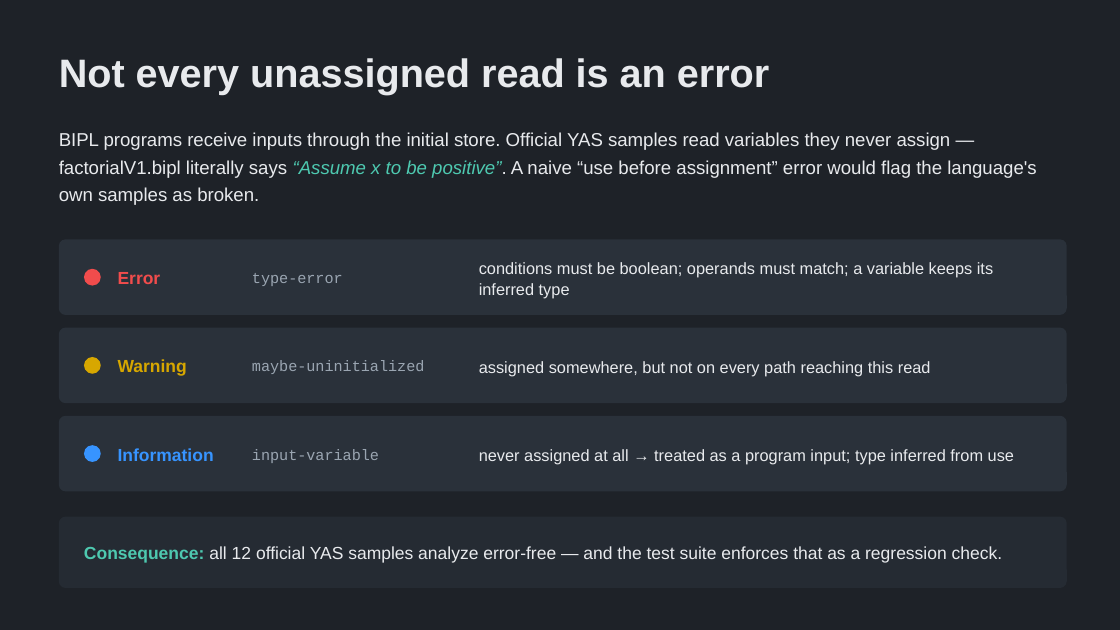
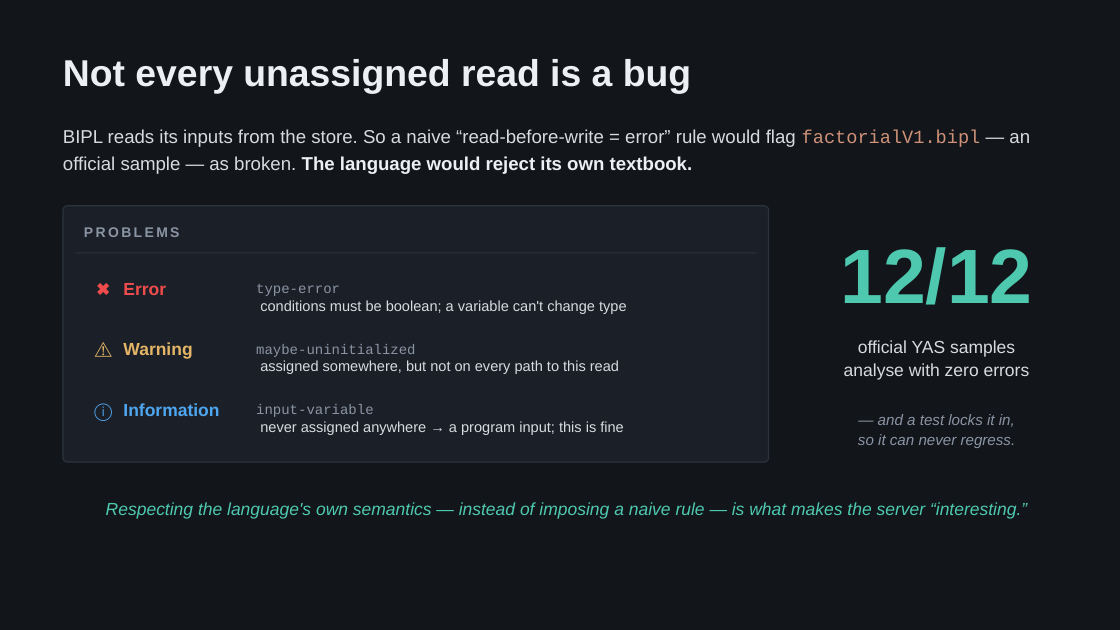
Before and after one commit to VivekanandaReddy3/sle-bipl-lsp, a slide deck: slide 5 of SLE_LSP_Vivekananda.pptx. Drawn at 1120x630 pixels with LibreOffice and Linux fonts; fonts in the diff are those of the drawing. Boxes give left, top, right and bottom in pixels: in the first picture for what was removed or moved away, otherwise in the second. Text is boxed around its words. In the diff, an @@ line names an element or a change of style, - is before the commit and + after.

Commit message:
Redesign slides: editor-authentic theme with rendered diagnostics

```diff
--- a/SLE_LSP_Vivekananda.pptx
+++ b/SLE_LSP_Vivekananda.pptx
@@ background #1E2228 to #12151A @@
@@ text at (63,59,691,94): text changed; size 34 to 32 pt; text colour #E8EAED to #ECEFF3 @@
-Not every unassigned read is an error
+Not every unassigned read is a bug
@@ text at (63,129,1030,174): text changed; text colour #E8EAED to #D7DBE0 @@
-BIPL programs receive inputs through the initial store. Official YAS samples read variables they never assign — factorialV1.bipl literally says “Assume x to be positive”. A naive “use before assignment” error would flag the language's own samples as broken.
+BIPL reads its inputs from the store. So a naive “read-before-write = error” rule would flag factorialV1.bipl — an official sample — as broken. The language would reject its own textbook.
@@ rounded rectangle: place and size @@
-rounded rectangle at (59,239,1067,315)
+rounded rectangle at (63,206,769,462)
@@ rounded rectangle at (63,206,769,462): fill #2A313A to #1B2028; outline none to #2C333D 1 pt; proportions changed @@
@@ text added at (84,227,180,237), 12 pt, text #8A94A3, bold @@
+PROBLEMS
@@ line added from (76, 253) to (756, 253), #2C333D 0.75 pt @@
@@ ellipse removed at (84,269,101,286) @@
@@ text added at (840,247,1033,305), 66 pt, text #4EC9B0, bold @@
+12/12
@@ text added at (87,271,120,305), 15 pt, text #F14C4C @@
+✖
@@ text "Error": place and size @@
-text "Error" at (118,272,161,284)
+text "Error" at (123,283,166,295)
@@ text "type-error": place and size @@
-text "type-error" at (252,273,343,286)
+text "type-error" at (256,284,340,296)
@@ vertical alignment middle to top in 3 elements at (260,421,623,435), (260,360,619,374), (260,300,627,314) @@
@@ rounded rectangle removed at (59,328,1067,403) @@
@@ text at (260,300,627,314): text changed; size 14 to 12.5 pt; text colour #E8EAED to #D7DBE0 @@
-conditions must be boolean; operands must match; a variable keeps its inferred type
+conditions must be boolean; a variable can't change type
@@ ellipse removed at (84,357,101,374) @@
@@ text added at (87,332,120,365), 15 pt, text #E5B567 @@
+⚠
@@ text "Warning" at (123,342,192,359): text colour #D7A700 to #E5B567 @@
@@ size 13 to 12 pt, text colour #9AA5B1 to #8A94A3 in 3 elements at (256,404,374,417), (256,284,340,296), (256,344,415,357) @@
@@ text at (844,340,1030,380): text changed; text colour #E8EAED to #D7DBE0 @@
-Consequence: all 12 official YAS samples analyze error-free — and the test suite enforces that as a regression check.
+official YAS samples
+analyse with zero errors
@@ text at (260,360,619,374): text changed; size 14 to 12.5 pt; text colour #E8EAED to #D7DBE0 @@
-assigned somewhere, but not on every path reaching this read
+assigned somewhere, but not on every path to this read
@@ rounded rectangle removed at (59,416,1067,492) @@
@@ text added at (94,403,112,421), 15 pt, text #4FA6F0 @@
+ⓘ
@@ text "Information": place and size @@
-text "Information" at (118,448,214,461)
+text "Information" at (123,403,219,416)
@@ text "Information" at (123,403,219,416): text colour #3794FF to #4FA6F0 @@
@@ text "input-variable": place and size @@
-text "input-variable" at (252,449,379,463)
+text "input-variable" at (256,404,374,417)
@@ text added at (858,414,1016,448), 13 pt, text #8A94A3, italic @@
+— and a test locks it in,
+so it can never regress.
@@ ellipse removed at (84,445,101,462) @@
@@ text at (260,421,623,435): text changed; size 14 to 12.5 pt; text colour #E8EAED to #D7DBE0 @@
-never assigned at all → treated as a program input; type inferred from use
+never assigned anywhere → a program input; this is fine
@@ text added at (106,502,1027,519), 15 pt, text #4EC9B0, italic @@
+Respecting the language's own semantics — instead of imposing a naive rule — is what makes the server “interesting.”
@@ rounded rectangle removed at (59,517,1067,588) @@
```
Also in this commit, not shown: 4 other slides changed, 3 slides added, 3 slides removed, 2 other files.
